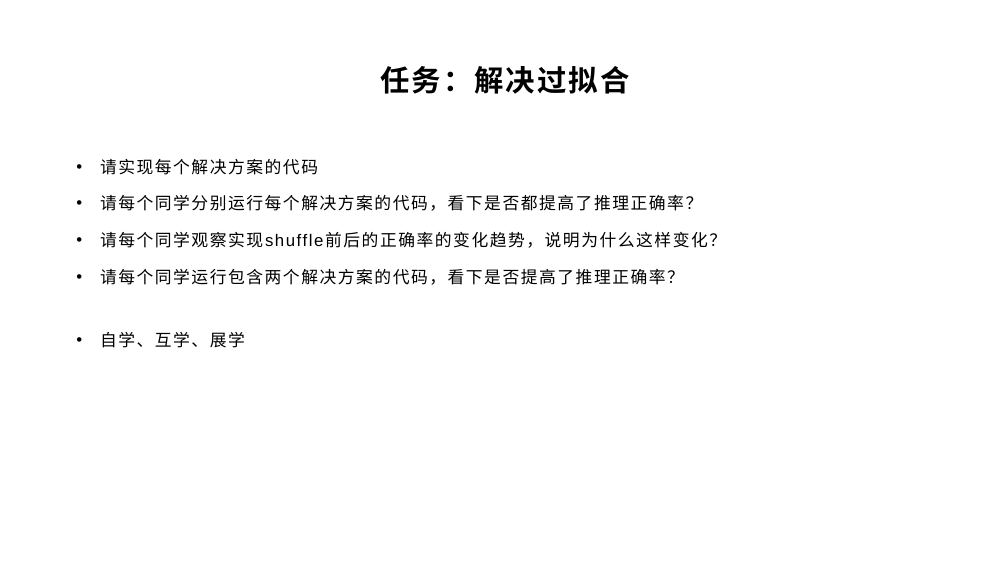
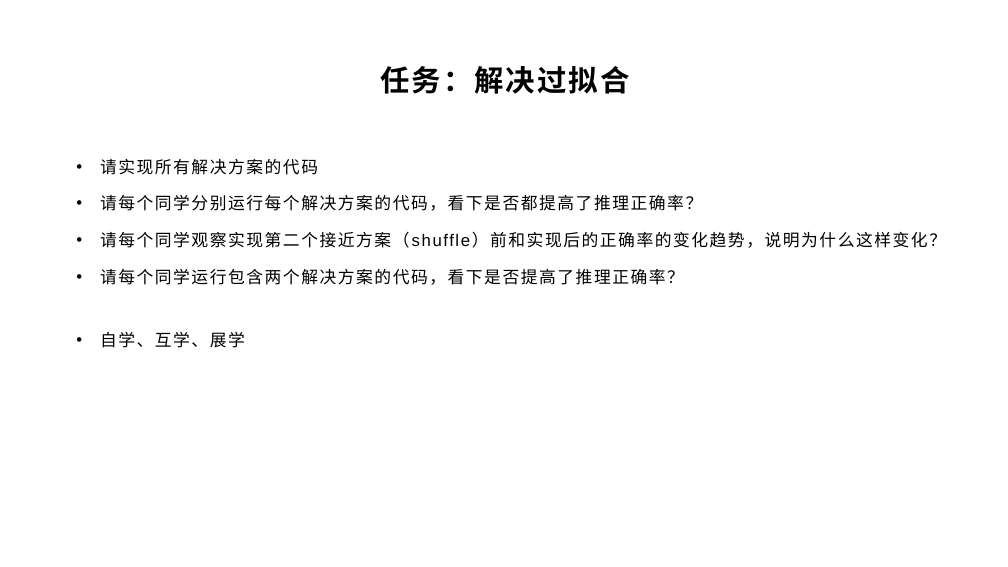
Before and after one commit to yyc-git/DeepLearningEdu, a slide deck: slide 29 of lessons/5_handwriting_by_linear_layer/ppt/用全连接层识别手写数字.pptx. Drawn at 1008x567 pixels with LibreOffice and Linux fonts; fonts in the diff are those of the drawing; background and template pictures are left out. Boxes give left, top, right and bottom in pixels: in the first picture for what was removed or moved away, otherwise in the second. Text is boxed around its words. In the diff, an @@ line names an element or a change of style, - is before the commit and + after.

```diff
--- a/lessons/5_handwriting_by_linear_layer/ppt/用全连接层识别手写数字.pptx
+++ b/lessons/5_handwriting_by_linear_layer/ppt/用全连接层识别手写数字.pptx
@@ text at <box>100,159,318,175</box>: text changed @@
-• 请实现每个解决方案的代码
+• 请实现所有解决方案的代码
@@ text at <box>100,231,946,248</box>: text changed @@
-• 请每个同学观察实现shuffle前后的正确率的变化趋势，说明为什么这样变化？
+• 请每个同学观察实现第二个接近方案（shuffle）前和实现后的正确率的变化趋势，说明为什么这样变化？
```
Also in this commit, not shown: 1 other slide changed.
